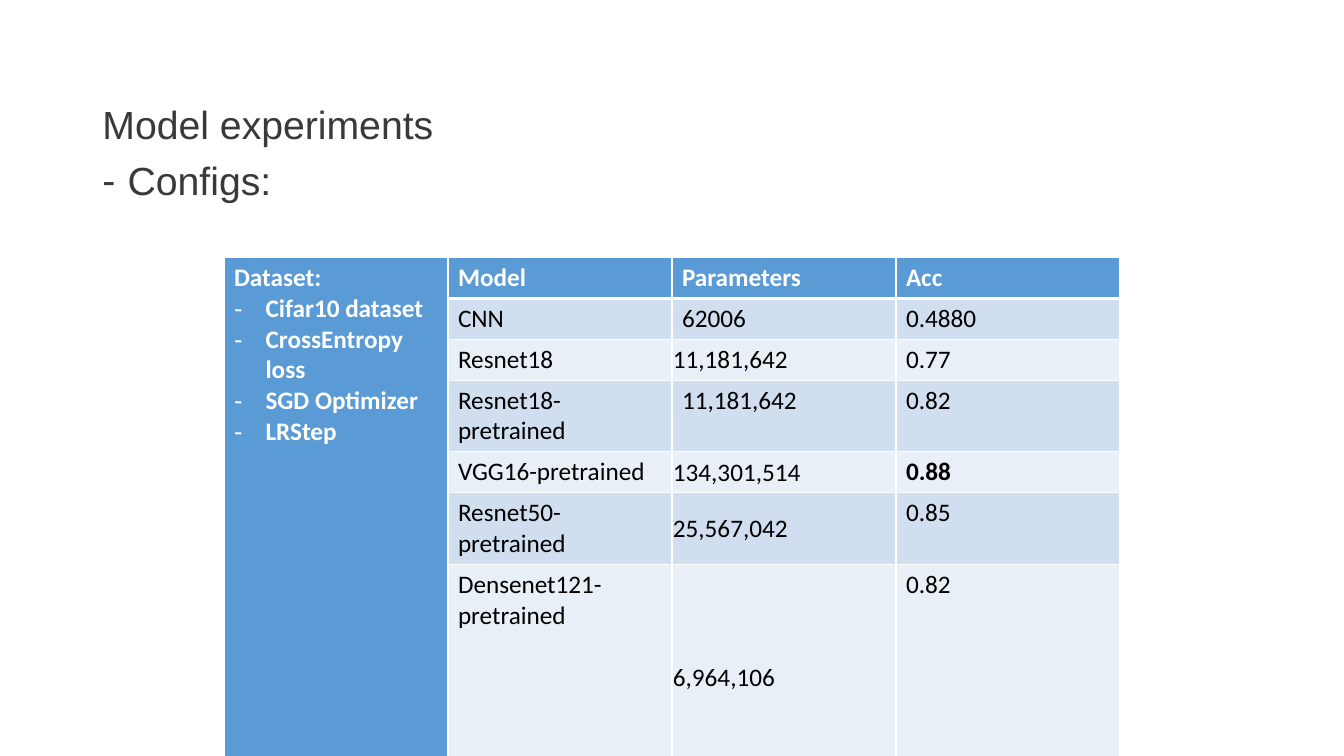
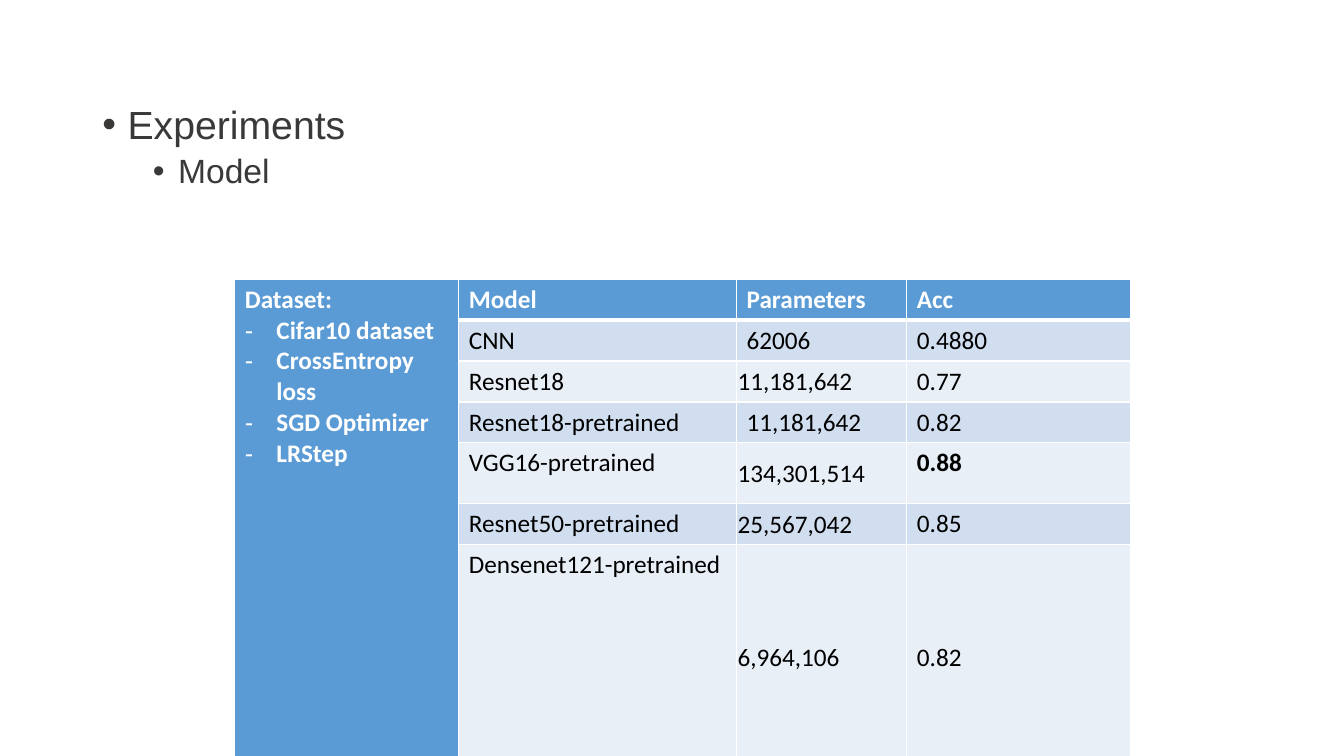
Before and after one commit to huyentls1114/vinbrain-internship, a slide deck: slide 10 of mid_term/mid_term.pptx (slide 4 before the commit). Drawn at 1344x756 pixels with LibreOffice and Linux fonts; fonts in the diff are those of the drawing; background and template pictures are left out. Boxes give left, top, right and bottom in pixels: in the first picture for what was removed or moved away, otherwise in the second. Text is boxed around its words. In the diff, an @@ line names an element or a change of style, - is before the commit and + after.

```diff
--- a/mid_term/mid_term.pptx
+++ b/mid_term/mid_term.pptx
@@ text at [128, 110, 346, 184]: text changed @@
-Model experiments
-– Configs:
+• Experiments
+  • Model
@@ table: place and size @@
-table at [224, 258, 1119, 693]
+table at [235, 279, 1131, 673]
```
Also in this commit, not shown: 7 other slides changed, 5 slides added, 6 slides removed, 5 other files.
